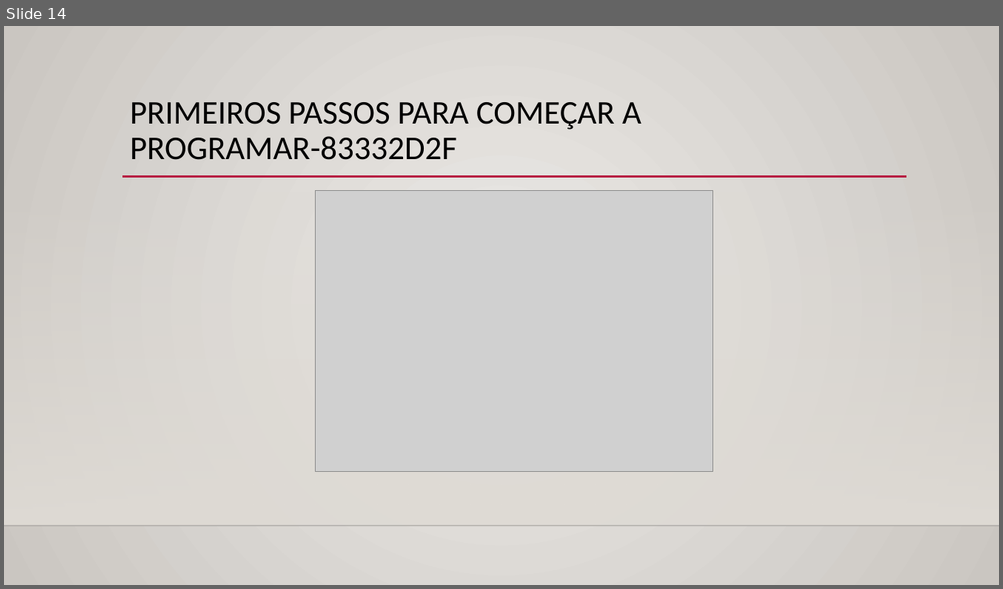
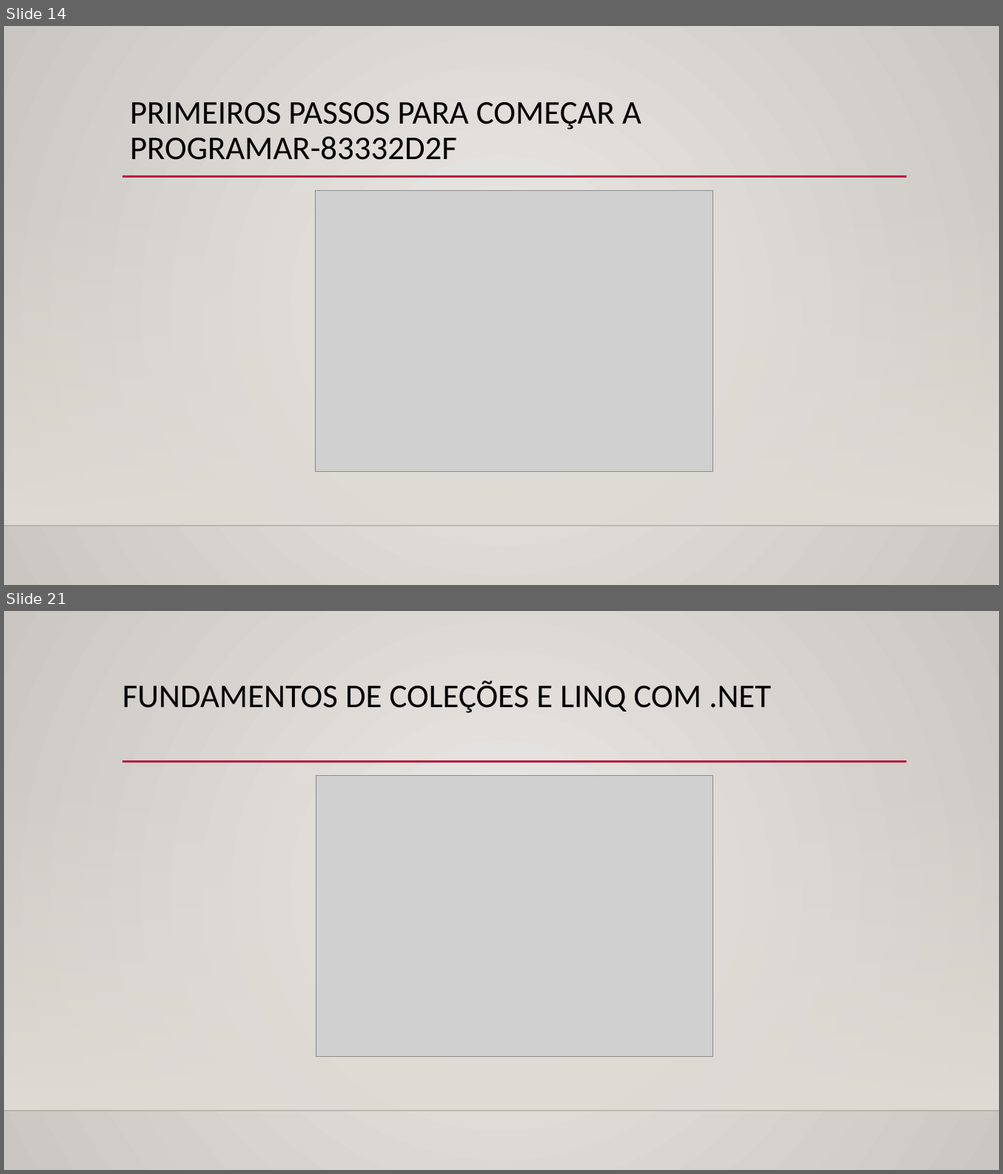
Before and after one commit to Rosem111/Evolu-o-na-DIO, a slide deck: Conquistas/Conquistas.pptx. Shown one above the other, each under a label of ours: slide 14 before the commit, slides 14 and 21 after it; the slides between them are not shown. The pictures are 1003x589 and 1003x1174 pixels, drawn with LibreOffice and Linux fonts; fonts in the diff are those of the drawing; grey boxes stand for pictures; background and template pictures are left out. Boxes give left, top, right and bottom in pixels: in the first picture for what was removed or moved away, otherwise in the second. Text is boxed around its words. In the diff, an @@ line names an element or a change of style, - is before the commit and + after.

```diff
--- a/Conquistas/Conquistas.pptx
+++ b/Conquistas/Conquistas.pptx
@@ slide 21 added at box(4, 611, 999, 1170), background gradient #ECEAE7 to #CAC7C1; not listed: 3 template elements that a slide beside it also shows @@
@@ title added at box(122, 681, 771, 713), 32 pt, text #000000 @@
+FUNDAMENTOS DE COLEÇÕES E LINQ COM .NET
@@ picture added at box(316, 775, 712, 1056) @@
```
Also in this commit, not shown: 4 slides changed, 3 other slides added.
